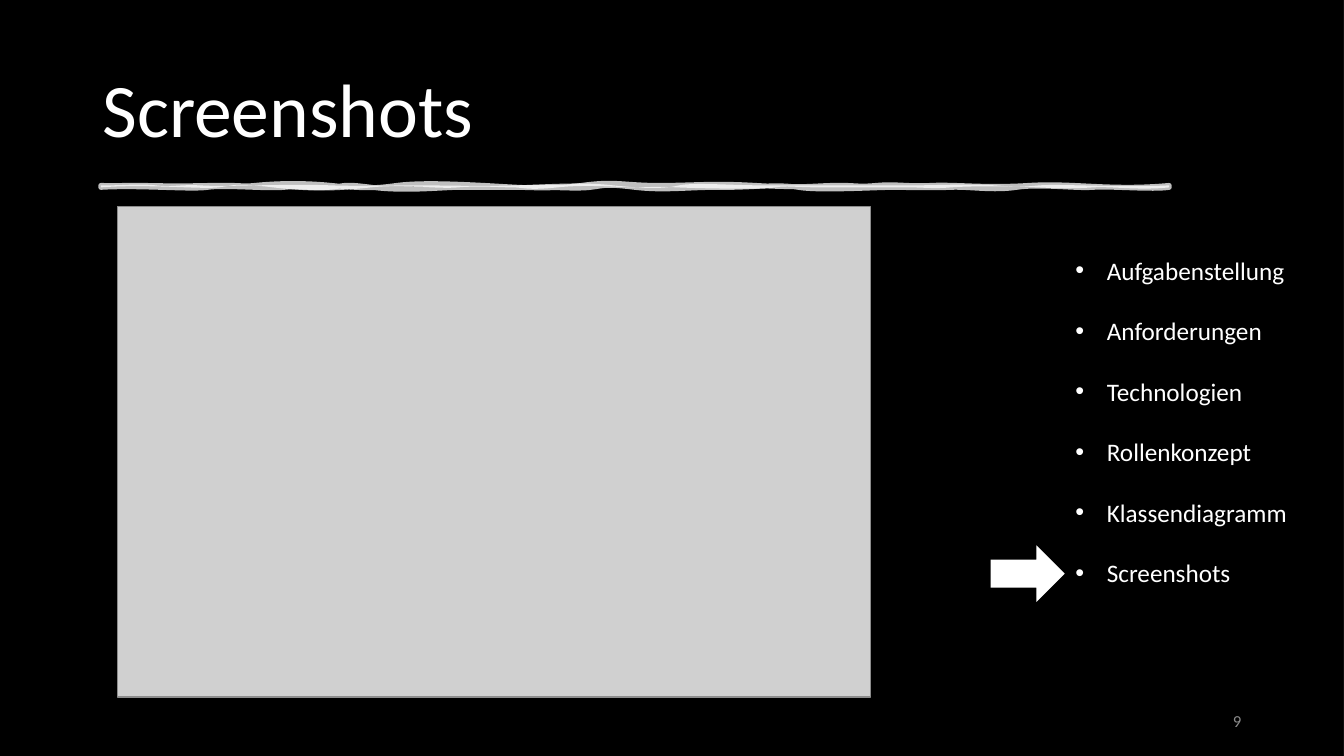
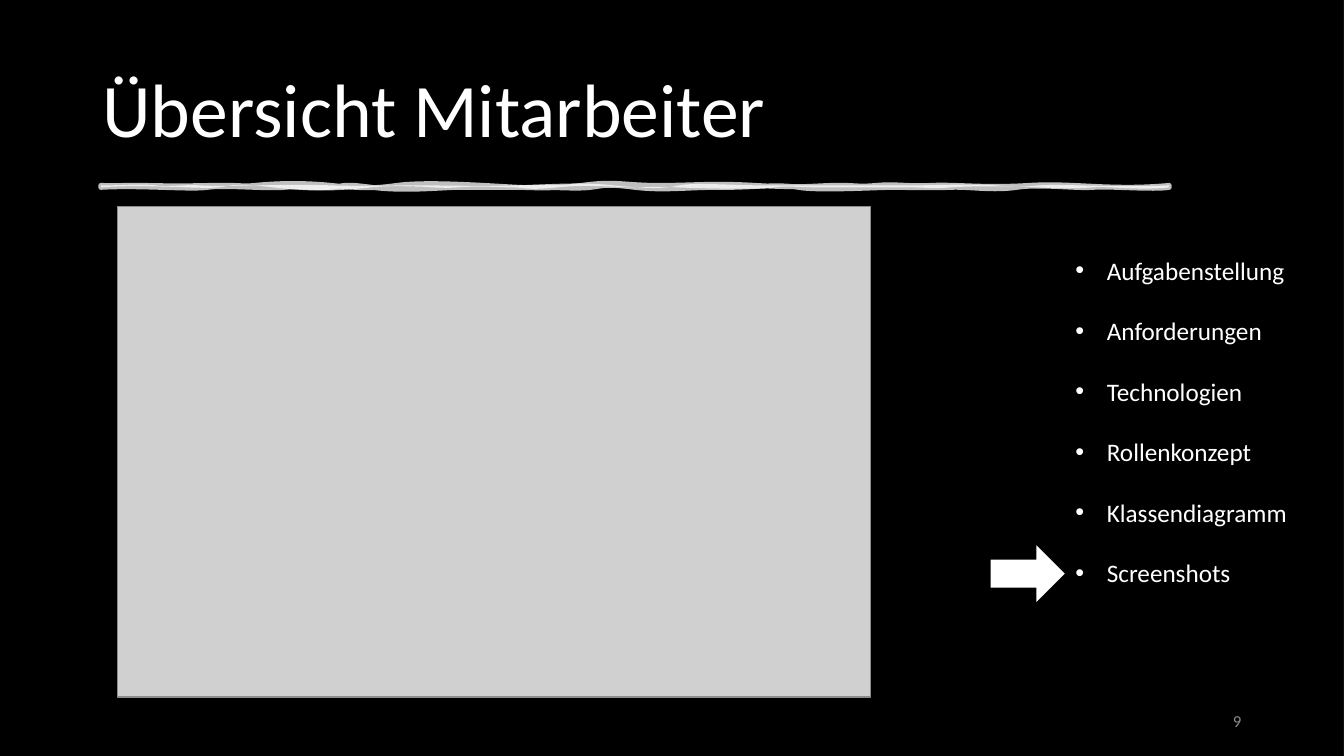
Before and after one commit to DennisWandschura/Profitabilitaet, a slide deck: slide 9 of Präst_Profitabilität.pptx. Drawn at 1344x756 pixels with LibreOffice and Linux fonts; fonts in the diff are those of the drawing; grey boxes stand for pictures; background and template pictures are left out; a plain dark background stands for a picture behind light text. Boxes give left, top, right and bottom in pixels: in the first picture for what was removed or moved away, otherwise in the second. Text is boxed around its words. In the diff, an @@ line names an element or a change of style, - is before the commit and + after.

```diff
--- a/Präst_Profitabilität.pptx
+++ b/Präst_Profitabilität.pptx
@@ title at bbox=[102, 76, 765, 138]: text changed @@
-Screenshots
+Übersicht Mitarbeiter
```
Also in this commit, not shown: 7 other slides changed, 1 slide added.
